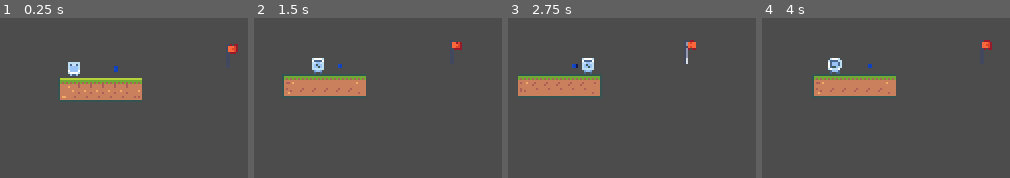
Above: before the commit, frames 1-4 (left to right).
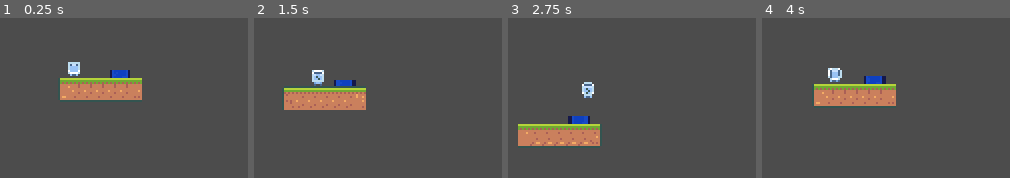
Above: after the commit, the same moments.

Repository: Rhys-Banerjee/RedDashFrenzy
Game: Godot game, scene res://Scenes/Main.tscn
Same seed, same stepped clock (60 frames per second), same inputs: the game is played once before the commit and once after it.
Inputs:
- Up to frame 1 (0.25 s): no input
- Up to frame 2 (1.5 s): hold Right (right) 0.53-1.28 s; hold A (left) from 1.28 s (still down)
- Up to frame 3 (2.75 s): release A (left) at 2.03 s; hold Right (right) from 2.03 s (still down)
- Up to frame 4 (4 s): release Right (right) at 3.53 s; hold A (left) from 3.53 s (still down)

The runs differ from the first frame. In frame 1, 0.6% of the frame differs, in the area x 44-96%, y 16-38%; in frame 2, 7.7%; in frame 3, 11%, in the area x 4-76%, y 13-82%; in frame 4, 6.7%.

Commit message:
Figured out boost

Diff:
--- a/Scenes/Boost.tscn
+++ b/Scenes/Boost.tscn
@@ -3,14 +3,14 @@
 [ext_resource path="res://Assets/Tiles/tile_0054.png" type="Texture" id=1]
 
 [sub_resource type="RectangleShape2D" id=1]
-extents = Vector2( 4, 3 )
+extents = Vector2( 16, 5 )
 
 [node name="Boost" type="Node2D"]
 
 [node name="Sprite" type="Sprite" parent="."]
 modulate = Color( 0.764706, 0.815686, 0.952941, 1 )
 self_modulate = Color( 0.423529, 0.4, 0.819608, 1 )
-scale = Vector2( 0.426506, 0.358955 )
+scale = Vector2( 1.7416, 0.561539 )
 texture = ExtResource( 1 )
 
 [node name="boostArea" type="Area2D" parent="."]
--- a/Scenes/Levels/level__008.tscn
+++ b/Scenes/Levels/level__008.tscn
@@ -9,10 +9,10 @@
 tile_data = PoolIntArray( 2, 0, 0, 327674, 3, 0, 327675, 3, 1, 327676, 3, 1, 327677, 3, 1, 327678, 3, 1, 327679, 3, 1, 262144, 3, 2, 393210, 3, 131072, 393211, 3, 131073, 393212, 3, 131073, 393213, 3, 131073, 393214, 3, 131073, 393215, 3, 131073, 327680, 3, 131074 )
 
 [node name="Goal" parent="." index="2"]
-position = Vector2( 143, 57 )
+position = Vector2( 872, -21 )
 
 [node name="Player" parent="." index="4"]
 position = Vector2( -85, 52 )
 
 [node name="Boost" parent="." index="6" instance=ExtResource( 2 )]
-position = Vector2( -22, 60 )
+position = Vector2( -15, 67 )
--- a/Scenes/Player.gd
+++ b/Scenes/Player.gd
@@ -16,7 +16,8 @@
 		emit_signal("died")
 	#todo: gravity while in air is different than gravity whilst in a "combo"
 	velocity.y = 0
-
+	if ($boostTimer.is_stopped()):
+		GRAVITY = 25000
 	if Input.is_action_just_pressed("right"):
 		$Timer.start()
 		velocity = Vector2(maxDashSpeed, 0)
@@ -43,4 +44,5 @@
 	$AnimatedSprite.flip_v = true if $AnimatedSprite.flip_v == false else false
 
 func on_boost_area_entered(area2d):
-	velocity.y = -1
+	$boostTimer.start()
+	GRAVITY = -30000
--- a/Scenes/Player.tscn
+++ b/Scenes/Player.tscn
@@ -37,7 +37,7 @@
 one_shot = true
 
 [node name="boostTimer" type="Timer" parent="."]
-wait_time = 0.2
+wait_time = 0.3
 one_shot = true
 
 [node name="gravityArea" type="Area2D" parent="."]
